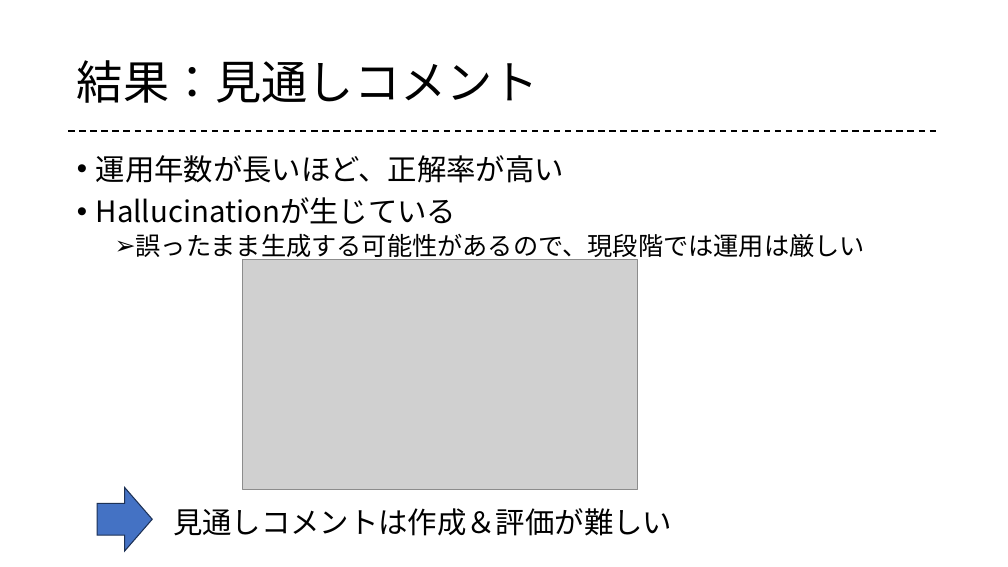
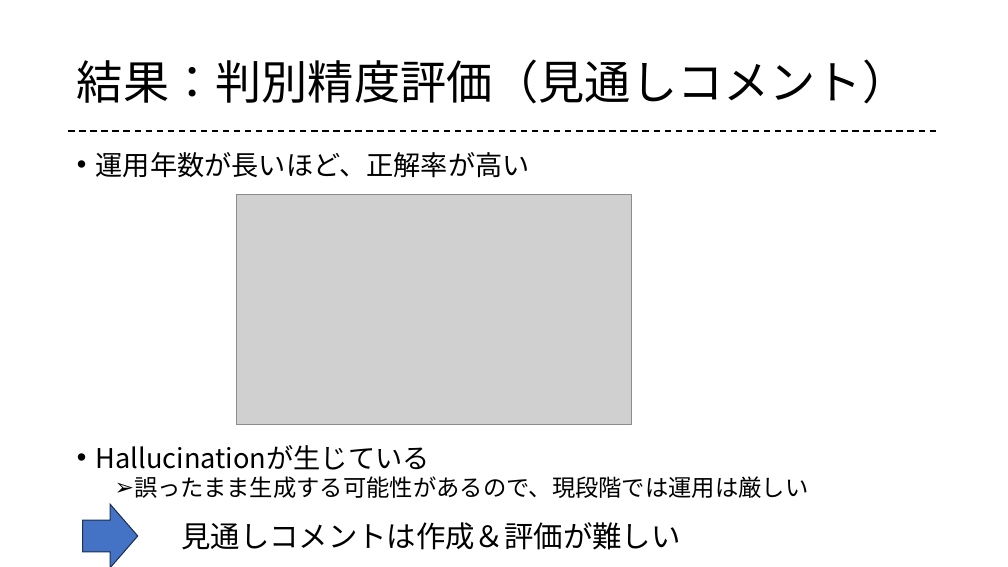
Before and after one commit to gakky0315/-, a slide deck: slide 23 of 技術調査.pptx. Drawn at 1008x567 pixels with LibreOffice and Linux fonts; fonts in the diff are those of the drawing; grey boxes stand for pictures. Boxes give left, top, right and bottom in pixels: in the first picture for what was removed or moved away, otherwise in the second. Text is boxed around its words. In the diff, an @@ line names an element or a change of style, - is before the commit and + after.

```diff
--- a/技術調査.pptx
+++ b/技術調査.pptx
@@ title at box(77, 59, 908, 104): text changed @@
-結果：見通しコメント
+結果：判別精度評価（見通しコメント）
@@ text "運用年数が長いほど、正解率が高い" at box(96, 152, 808, 498): size 28 to 25.9 pt in "運用年数が長いほど、正解率が高い", "Hallucinationが生じている"; size 24 to 22.2 pt in "誤ったまま生成する可能性があるので、現段階では運用は厳しい"; line spacing 0.9 to 0.8 @@
@@ picture: place and size @@
-picture at box(243, 259, 637, 489)
+picture at box(237, 194, 631, 424)
@@ right arrow: place and size @@
-right arrow at box(97, 488, 152, 551)
+right arrow at box(82, 504, 138, 567)
@@ text "見通しコメントは作成＆評価が難しい": place and size @@
-text "見通しコメントは作成＆評価が難しい" at box(173, 508, 672, 536)
+text "見通しコメントは作成＆評価が難しい" at box(181, 522, 680, 550)
```
Also in this commit, not shown: 10 other slides changed, 1 slide added, 1 other file.
